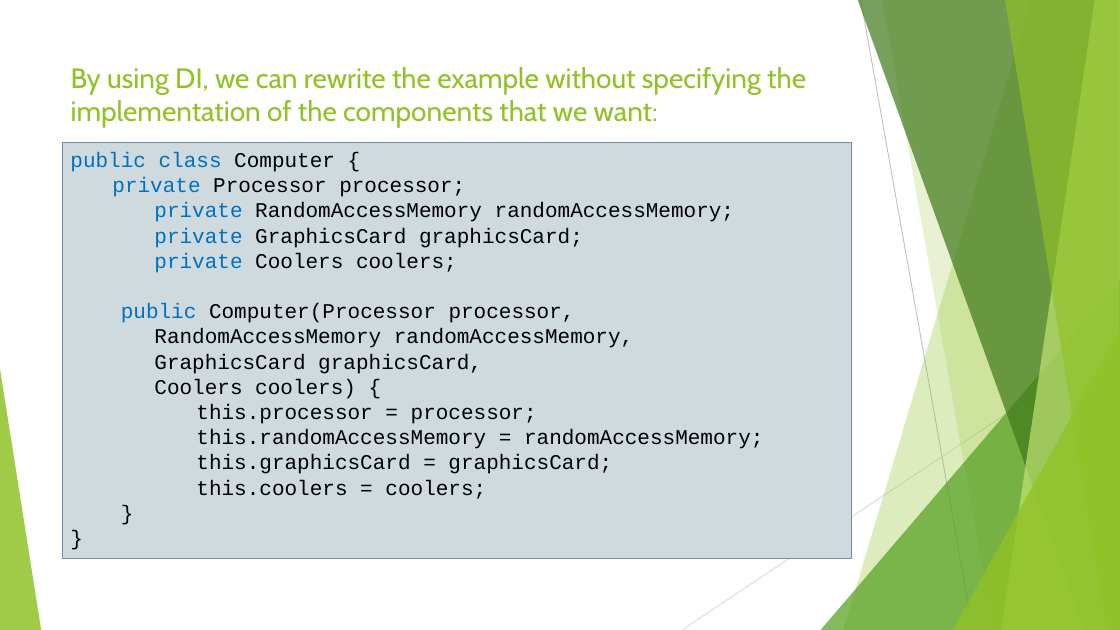
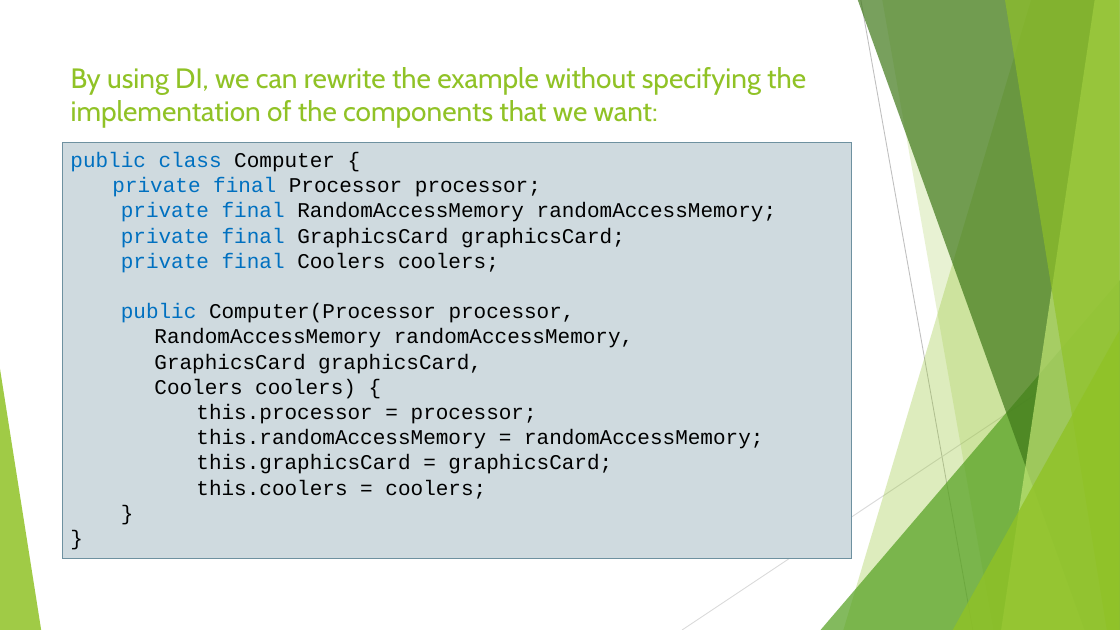
Before and after one commit to ybensman/SpringDemo, a slide deck: slide 12 of Spring_Beginners_1_SpringBootAndCore.pptx. Drawn at 1120x630 pixels with LibreOffice and Linux fonts; fonts in the diff are those of the drawing. Boxes give left, top, right and bottom in pixels: in the first picture for what was removed or moved away, otherwise in the second. Text is boxed around its words. In the diff, an @@ line names an element or a change of style, - is before the commit and + after.

```diff
--- a/Spring_Beginners_1_SpringBootAndCore.pptx
+++ b/Spring_Beginners_1_SpringBootAndCore.pptx
@@ text in rectangle at (x1=112, y1=177, x2=776, y2=273): text changed @@
-private Processor processor;
-private RandomAccessMemory randomAccessMemory;
-private GraphicsCard graphicsCard;
-private Coolers coolers;
+private final Processor processor;
+private final RandomAccessMemory randomAccessMemory;
+private final GraphicsCard graphicsCard;
+private final Coolers coolers;
```
Also in this commit, not shown: 12 other slides changed.
